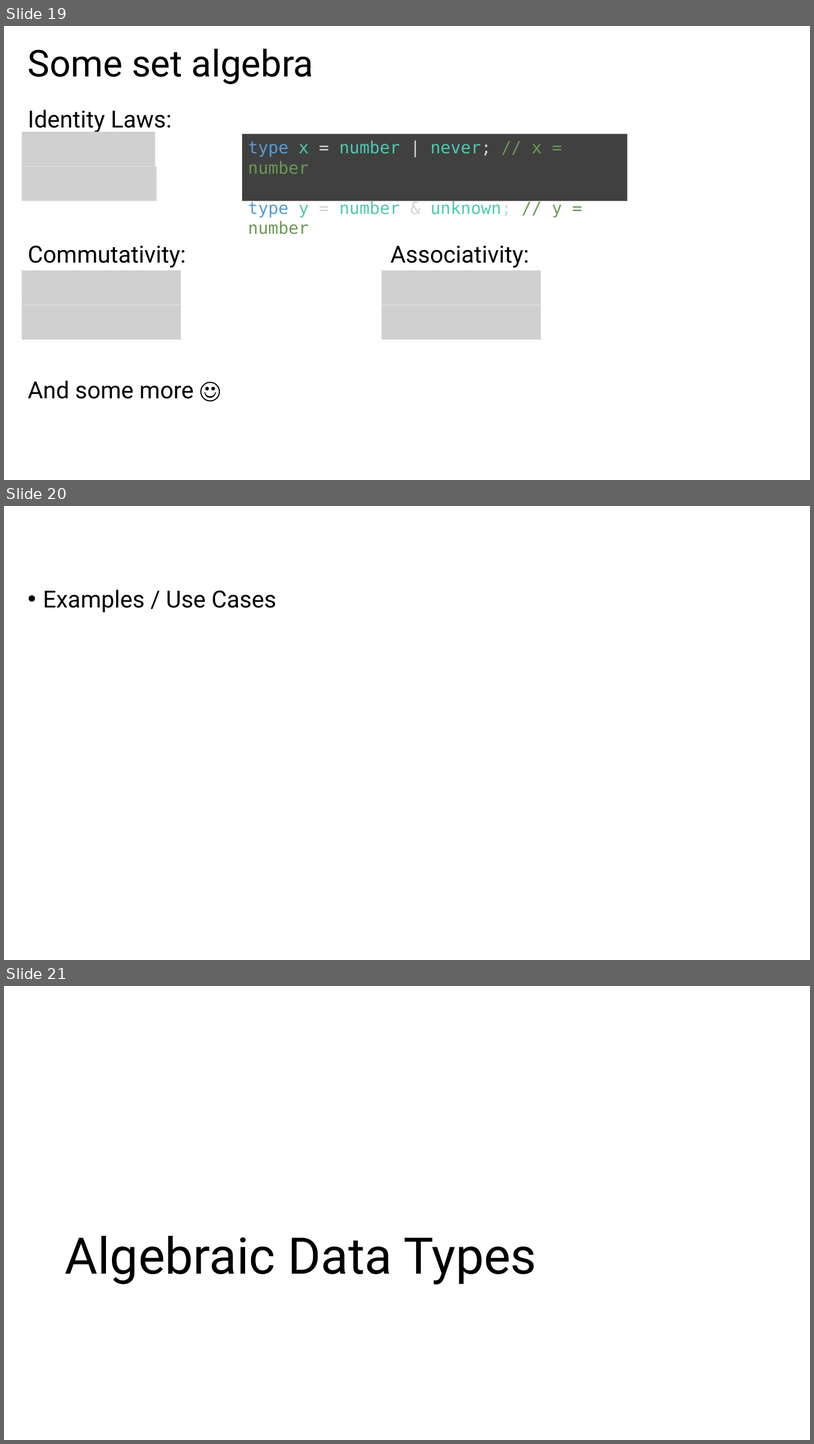
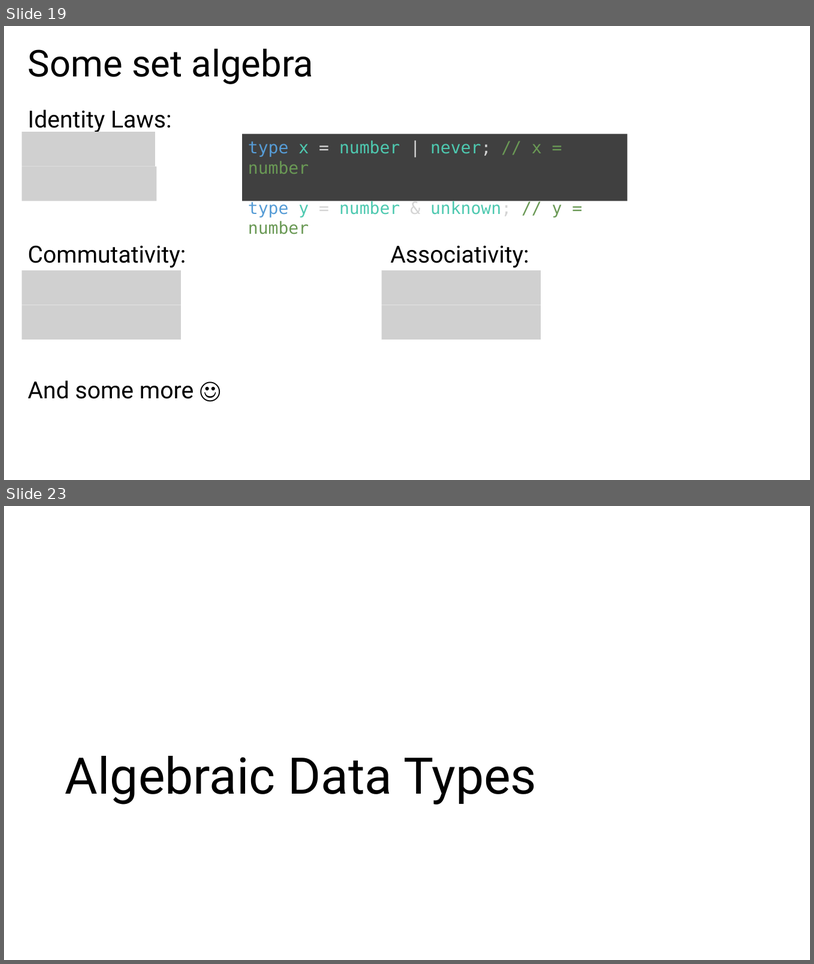
Before and after one commit to ymekesser/a-type-of-magic-presentation, a slide deck: a-type-of-magic.pptx. Shown one above the other, each under a label of ours: slides 19, 20 and 21 before the commit, slides 19 and 23 after it; the slides between them are not shown. The pictures are 814x1444 and 814x964 pixels, drawn with LibreOffice and Linux fonts; fonts in the diff are those of the drawing; grey boxes stand for pictures. Boxes give left, top, right and bottom in pixels: in the first picture for what was removed or moved away, otherwise in the second. Text is boxed around its words. In the diff, an @@ line names an element or a change of style, - is before the commit and + after.

Commit message:
Refined and added Examples

```diff
--- a/a-type-of-magic.pptx
+++ b/a-type-of-magic.pptx
@@ slide 20 removed at box(4, 506, 810, 960), background #FFFFFF @@
@@ text removed at box(43, 589, 276, 612) @@
-• Examples / Use Cases
@@ what was slide 21 is now slide 23 @@
```
Also in this commit, not shown: 2 slides changed, 3 slides added, 1 other slide removed, 7 other files.
